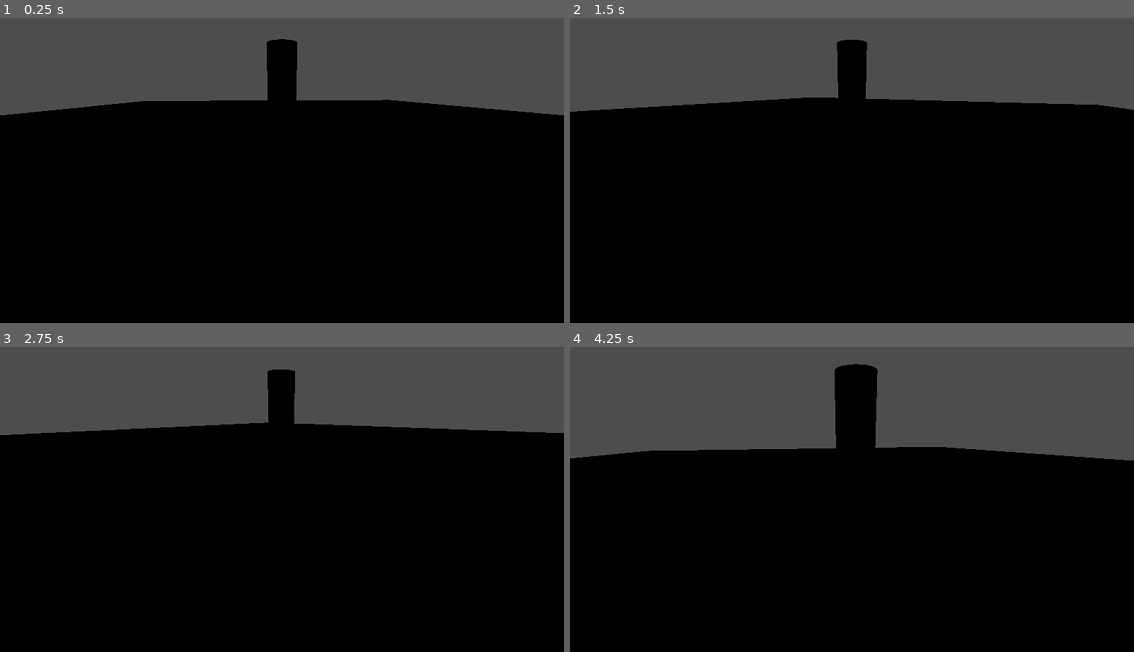
Above: before the commit, frames 1-4 (two rows, left to right).
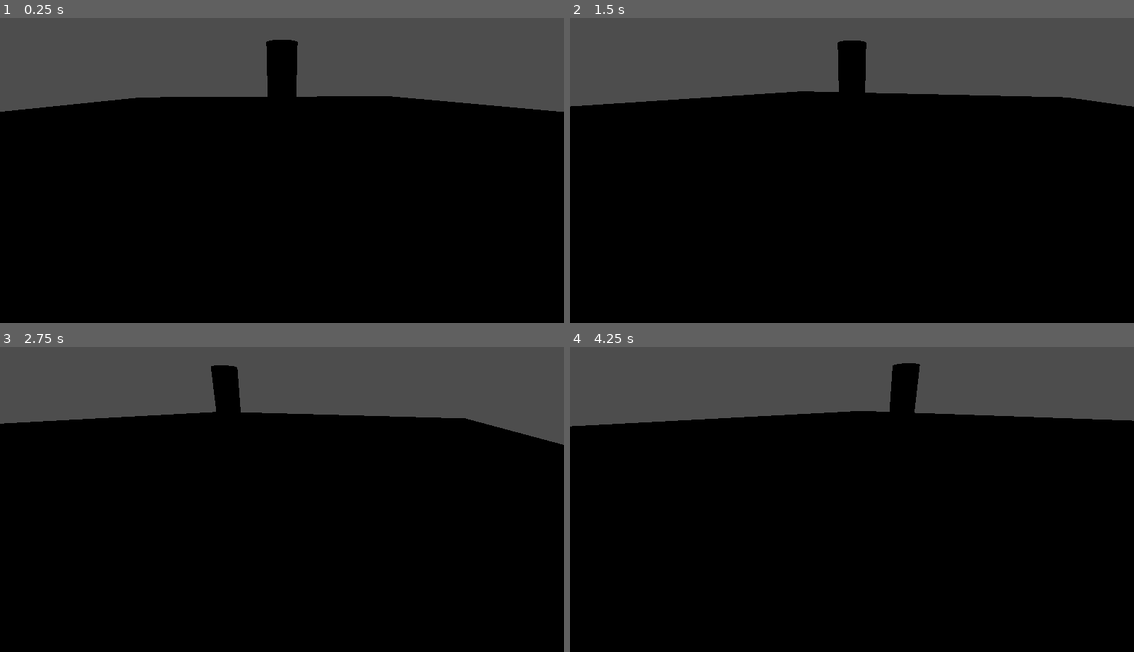
Above: after the commit, the same moments.

Repository: uunotap/GameJamArenaUTU
Game: Godot game, scene res://scenes/levels/test_level.tscn
Same seed, same stepped clock (60 frames per second), same inputs: the game is played once before the commit and once after it. The project has no main scene, so this scene is started directly.
Inputs:
- Up to frame 1 (0.25 s): no input
- Up to frame 2 (1.5 s): tap Enter (ui_accept) at 0.5, 0.77 s; hold E (dash_right) 0.53-1.28 s; tap Tab (tab_target) at 0.6, 1.35 s; hold Down (ui_down) from 1.28 s (still down)
- Up to frame 3 (2.75 s): tap Enter (ui_accept) at 1.52 s; release Down (ui_down) at 2.03 s; hold E (dash_right) from 2.03 s (still down); tap Tab (tab_target) at 2.1 s
- Up to frame 4 (4.25 s): release E (dash_right) at 2.78 s; hold Up (ui_up) 2.78-3.53 s; tap Tab (tab_target) at 2.85, 3.6 s; tap Enter (ui_accept) at 3.02, 3.77 s; hold Q (dash_left) from 3.53 s (still down)

The runs differ from the first frame. In frame 1, 1.2% of the frame differs, in the area x 0-100%, y 6-32%; in frame 2, 1.9%; in frame 3, 4.6%; in frame 4, 12%, in the area x 0-100%, y 5-38%.

Commit message:
fixed the player dash, "y!=z" Also a bit of moving stuff yes

Diff:
--- a/entities/bossKreatura/boss.tscn
+++ b/entities/bossKreatura/boss.tscn
@@ -1,3 +1,9 @@
 [gd_scene format=3 uid="uid://ktsl68bdeb4u"]
 
+[sub_resource type="CylinderMesh" id="CylinderMesh_3cd5j"]
+
 [node name="Boss" type="Node3D" unique_id=754335715]
+
+[node name="tempMesh" type="MeshInstance3D" parent="." unique_id=2042920999]
+transform = Transform3D(5, 0, 0, 0, 5, 0, 0, 0, 5, 0, 0, 0)
+mesh = SubResource("CylinderMesh_3cd5j")
--- a/entities/player/character_body_3d.gd
+++ b/entities/player/character_body_3d.gd
@@ -3,12 +3,43 @@
 
 const SPEED = 5.0
 const JUMP_VELOCITY = 4.5
-@export var enemy: Node3D
-@export var target: Node3D
 
 
-func dash(delta: float) -> void:
-	pass
+#enum moveState {IDLE, RUN, JUMP, DASH}
+
+#var state:moveState = moveState.IDLE: set = set_state
+
+#func set_state(new_state: int) -> void:
+#	pass
+
+@export var enemy: Node3D
+var target: bool = true
+
+var is_dashing: bool=false
+var can_dash: bool=true
+
+
+## not currently based around the dude correctly :/
+@export var dash_dist:float = 50
+func dash(relation :Vector3):
+	is_dashing=true
+	can_dash=false
+	var dash_dir=(transform.basis * relation)
+	velocity.x = (dash_dir.x) * dash_dist
+	velocity.z = (dash_dir.z) * dash_dist
+	move_and_slide()
+	await get_tree().create_timer(0.2).timeout
+	is_dashing=false
+	can_dash=true
+
+	# Circle
+	# offset = origin - origin
+	# radius?
+	# tangent
+	# velocity = tangent * speed * direction
+
+
+
 
 func _physics_process(delta: float) -> void:
 	# Add the gravity.
@@ -21,41 +52,39 @@
 
 
 
-	if Input.is_action_just_pressed("tab_target"):
-		if target != null:
-			target=enemy
-		else:
-			target=null
 
+
+
+
+	if Input.is_action_pressed("dash_left") and can_dash:
+		dash(Vector3(-1, 0, 0))
+	if Input.is_action_pressed("dash_right") and can_dash:
+		dash(Vector3(1, 0, 0))
+
+	##BOILER PLATE
 	# Get the input direction and handle the movement/deceleration.
 	# As good practice, you should replace UI actions with custom gameplay actions.
-	var input_dir := Input.get_vector("ui_left", "ui_right", "ui_up", "ui_down")
+	var input_dir := Input.get_vector("udi_left", "ui_right", "ui_up", "ui_down")
 	var direction := (transform.basis * Vector3(input_dir.x, 0, input_dir.y)).normalized()
-	if direction:
-
+	if direction and not is_dashing:
 		velocity.x = direction.x * (SPEED)
 		velocity.z = direction.z * (SPEED)
 	else:
 		velocity.x = move_toward(velocity.x, 0, SPEED)
 		velocity.z = move_toward(velocity.z, 0, SPEED)
 
-	var dash_dir:Vector3
-	if Input.is_action_pressed("dash_left"):
-		print("dash left")
-		dash_dir=(transform.basis * Vector3(-1, 0, -1)).normalized()
-		velocity.x = (dash_dir.x) * 50
-		velocity.z = (dash_dir.y) * 50
 
 
-	if Input.is_action_pressed("dash_right"):
-		print("dash right")
-		dash_dir=(transform.basis * Vector3(1, 0, -1)).normalized()
-		velocity.x = (dash_dir.x) * 50
-		velocity.z = (dash_dir.y) * 50
+
+	if Input.is_action_just_pressed("tab_target"):
+		if target:
+			target=false
+		else:
+			target=true
 
 
-	if target != null:
-		look_at(target.position)
-
+	if target:
+		look_at(enemy.position)
+	# Alt camera control if we want this to even be a feature
 
 	move_and_slide()
--- a/entities/player/player.tscn
+++ b/entities/player/player.tscn
@@ -9,7 +9,7 @@
 [node name="player" type="CharacterBody3D" unique_id=964518628]
 script = ExtResource("1_symyc")
 
-[node name="MeshInstance3D" type="MeshInstance3D" parent="." unique_id=1818880082]
+[node name="modelPlaceHolder" type="MeshInstance3D" parent="." unique_id=1818880082]
 mesh = SubResource("BoxMesh_abrql")
 
 [node name="CollisionShape3D" type="CollisionShape3D" parent="." unique_id=17842207]
--- a/scenes/levels/test_level.tscn
+++ b/scenes/levels/test_level.tscn
@@ -2,18 +2,17 @@
 
 [ext_resource type="PackedScene" uid="uid://db2ivjr5wsa6b" path="res://scenes/environments/ground/ground.tscn" id="1_jbqir"]
 [ext_resource type="PackedScene" uid="uid://deg8fps4p533t" path="res://entities/player/player.tscn" id="2_yautc"]
-
-[sub_resource type="CylinderMesh" id="CylinderMesh_yautc"]
+[ext_resource type="PackedScene" uid="uid://ktsl68bdeb4u" path="res://entities/bossKreatura/boss.tscn" id="3_fr1um"]
 
 [node name="TestLevel" type="Node3D" unique_id=1427925101]
 
 [node name="Ground" parent="." unique_id=369219827 instance=ExtResource("1_jbqir")]
 
-[node name="Player" parent="." unique_id=452477216 node_paths=PackedStringArray("enemy", "target") instance=ExtResource("2_yautc")]
+[node name="Player" parent="." unique_id=452477216 node_paths=PackedStringArray("enemy") instance=ExtResource("2_yautc")]
 transform = Transform3D(1, 0, 0, 0, 1, 0, 0, 0, 1, 2.6448545, 0.6972704, -34.027218)
-enemy = NodePath("../test_target")
-target = NodePath("../test_target")
+enemy = NodePath("../Boss")
 
-[node name="test_target" type="MeshInstance3D" parent="." unique_id=2057523395]
-transform = Transform3D(5, 0, 0, 0, 5, 0, 0, 0, 5, 0, 6.458211, 0)
-mesh = SubResource("CylinderMesh_yautc")
+[node name="Boss" parent="." unique_id=754335715 instance=ExtResource("3_fr1um")]
+transform = Transform3D(1, 0, 0, 0, 1, 0, 0, 0, 1, -0.20248985, 5.8160954, -0.19300842)
+
+[node name="DashCooldown" type="Timer" parent="." unique_id=455174011]
